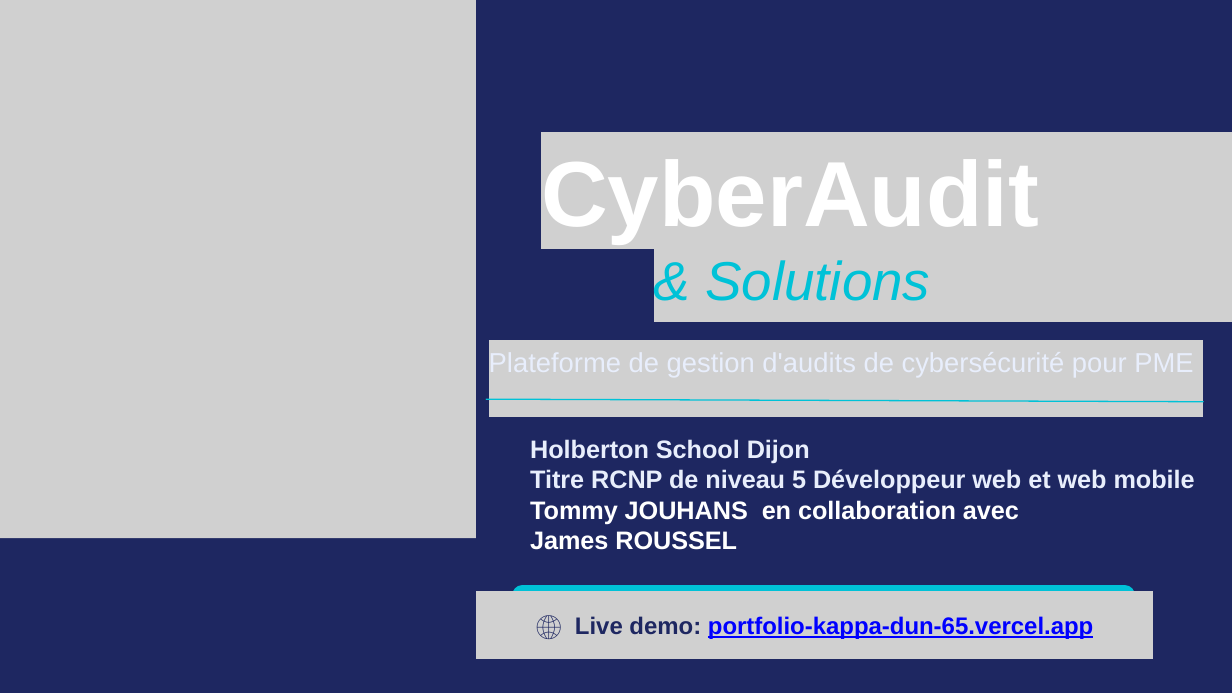
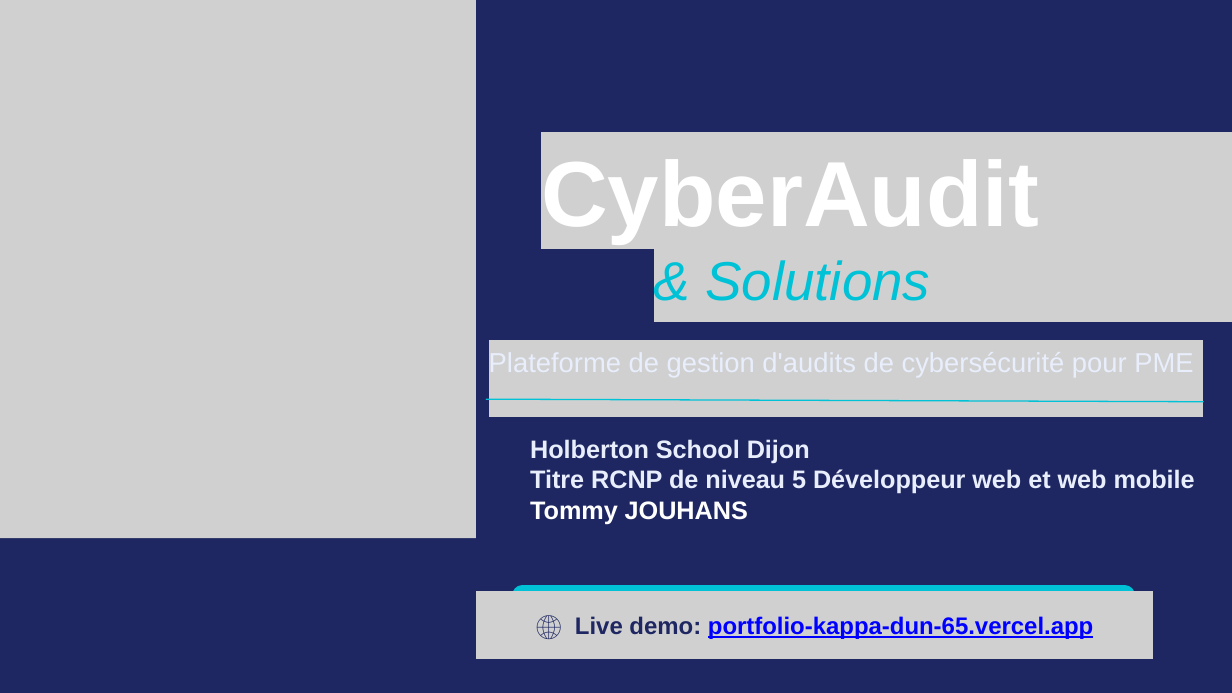
Before and after one commit to Tommy-JOUHANS/portfolio, a slide deck: slide 1 of Stages/RNCP5-DWWM/CyberAudit_Solutions_Presentation_FR_1.pptx. Drawn at 1232x693 pixels with LibreOffice and Linux fonts; fonts in the diff are those of the drawing; grey boxes stand for pictures. Boxes give left, top, right and bottom in pixels: in the first picture for what was removed or moved away, otherwise in the second. Text is boxed around its words. In the diff, an @@ line names an element or a change of style, - is before the commit and + after.

```diff
--- a/Stages/RNCP5-DWWM/CyberAudit_Solutions_Presentation_FR_1.pptx
+++ b/Stages/RNCP5-DWWM/CyberAudit_Solutions_Presentation_FR_1.pptx
@@ text at (530, 501, 748, 524): text changed @@
-Tommy JOUHANS en collaboration avec
-James ROUSSEL
+Tommy JOUHANS
```
Also in this commit, not shown: 2 other slides changed, 5 slides added, 2 slides removed, 1 other file.
